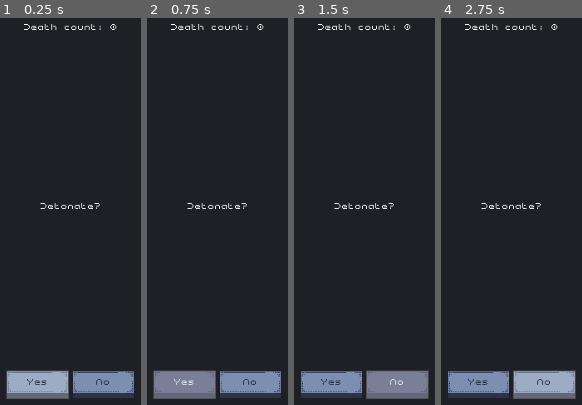
Above: before the commit, frames 1-4 (left to right).
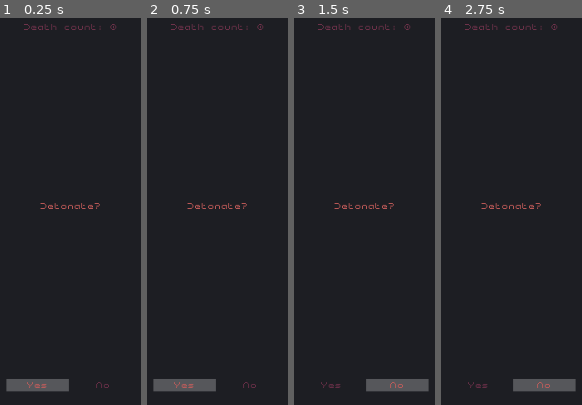
Above: after the commit, the same moments.

Repository: voxelith/pirate-game-jam-16
Game: Godot game, scene res://components/DetonateQueryScreen.tscn
The game is run twice, just before and just after one commit, with the same random seed, the same clock (stepped at 60 frames per second) and the same inputs. This scene is started directly instead of the project's main scene.
Inputs (mouse positions are in pixels of both pictures, inside the frame that each line leads up to):
- Up to frame 1 (0.25 s): no input
- Up to frame 2 (0.75 s): click "Yes" at 0.5 s
- Up to frame 3 (1.5 s): click "No" at 1.25 s
- Up to frame 4 (2.75 s): move the mouse to (outside the picture) at 2.02 s; hold D (move_right) from 2.03 s (still down)

The runs differ from the first frame. In frame 1, 6.9% of the frame differs, in the area x 4-96%, y 1-99%; in frame 2, 6.9%; in frame 3, 6.9%; in frame 4, 6.9%.

Commit message:
Updated detonate screen styling

Diff:
--- a/assets/ui/theme.tres
+++ b/assets/ui/theme.tres
@@ -76,6 +76,24 @@
 axis_stretch_vertical = 1
 region_rect = Rect2(112, 0, 28, 26)
 
+[sub_resource type="StyleBoxEmpty" id="StyleBoxEmpty_swrv2"]
+content_margin_left = 4.0
+content_margin_top = 4.0
+content_margin_right = 4.0
+content_margin_bottom = 4.0
+
+[sub_resource type="StyleBoxFlat" id="StyleBoxFlat_4llym"]
+content_margin_left = 4.0
+content_margin_top = 4.0
+content_margin_right = 4.0
+content_margin_bottom = 4.0
+bg_color = Color(0, 0, 0, 0.51)
+corner_radius_top_left = 3
+corner_radius_top_right = 3
+corner_radius_bottom_right = 3
+corner_radius_bottom_left = 3
+corner_detail = 5
+
 [resource]
 default_font = ExtResource("2_3opr5")
 default_font_size = 8
@@ -89,6 +107,10 @@
 Button/styles/hover_pressed = SubResource("StyleBoxTexture_6vx7u")
 Button/styles/normal = SubResource("StyleBoxTexture_1jiu1")
 Button/styles/pressed = SubResource("StyleBoxTexture_0y06p")
+FlatButton/styles/disabled = SubResource("StyleBoxEmpty_swrv2")
+FlatButton/styles/hover = SubResource("StyleBoxEmpty_swrv2")
+FlatButton/styles/normal = SubResource("StyleBoxEmpty_swrv2")
+FlatButton/styles/pressed = SubResource("StyleBoxFlat_4llym")
 ProgressBar/colors/font_color = Color(0, 0, 0, 1)
 ProgressBar/colors/font_outline_color = Color(1, 1, 1, 1)
 ProgressBar/constants/outline_size = 1
--- a/components/DetonateQueryScreen.tscn
+++ b/components/DetonateQueryScreen.tscn
@@ -19,7 +19,7 @@
 anchor_bottom = 1.0
 grow_horizontal = 2
 grow_vertical = 2
-color = Color(0.121569, 0.12549, 0.145098, 1)
+color = Color(0.113725, 0.117647, 0.137255, 1)
 
 [node name="HBoxContainer" type="VBoxContainer" parent="."]
 layout_mode = 1
@@ -34,6 +34,7 @@
 size_flags_horizontal = 6
 size_flags_vertical = 6
 theme = ExtResource("1_ritjf")
+theme_override_colors/font_color = Color(0.447059, 0.2, 0.298039, 1)
 text = "Death Count: 0"
 
 [node name="Label" type="Label" parent="HBoxContainer"]
@@ -41,6 +42,7 @@
 size_flags_horizontal = 6
 size_flags_vertical = 6
 theme = ExtResource("1_ritjf")
+theme_override_colors/font_color = Color(0.796078, 0.368627, 0.360784, 1)
 text = "Detonate?"
 
 [node name="HBoxContainer" type="HBoxContainer" parent="HBoxContainer"]
@@ -54,6 +56,10 @@
 size_flags_horizontal = 6
 size_flags_vertical = 4
 theme = ExtResource("1_ritjf")
+theme_type_variation = &"FlatButton"
+theme_override_colors/font_hover_color = Color(0.796078, 0.368627, 0.360784, 1)
+theme_override_colors/font_focus_color = Color(0.796078, 0.368627, 0.360784, 1)
+theme_override_colors/font_color = Color(0.447059, 0.196078, 0.298039, 1)
 text = "Yes"
 
 [node name="No" type="Button" parent="HBoxContainer/HBoxContainer"]
@@ -62,4 +68,8 @@
 size_flags_horizontal = 6
 size_flags_vertical = 4
 theme = ExtResource("1_ritjf")
+theme_type_variation = &"FlatButton"
+theme_override_colors/font_hover_color = Color(0.796078, 0.368627, 0.360784, 1)
+theme_override_colors/font_focus_color = Color(0.796078, 0.368627, 0.360784, 1)
+theme_override_colors/font_color = Color(0.447059, 0.196078, 0.298039, 1)
 text = "No"
Not shown: 1 places in assets/ui/theme.tres that only renumber resources
Not shown: 1 places in components/DetonateQueryScreen.tscn that only renumber resources
